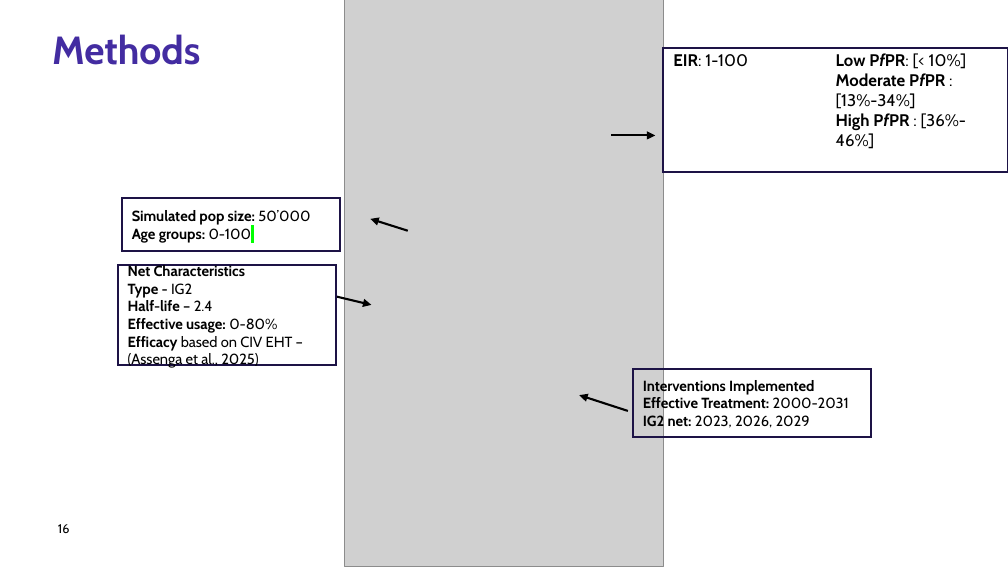
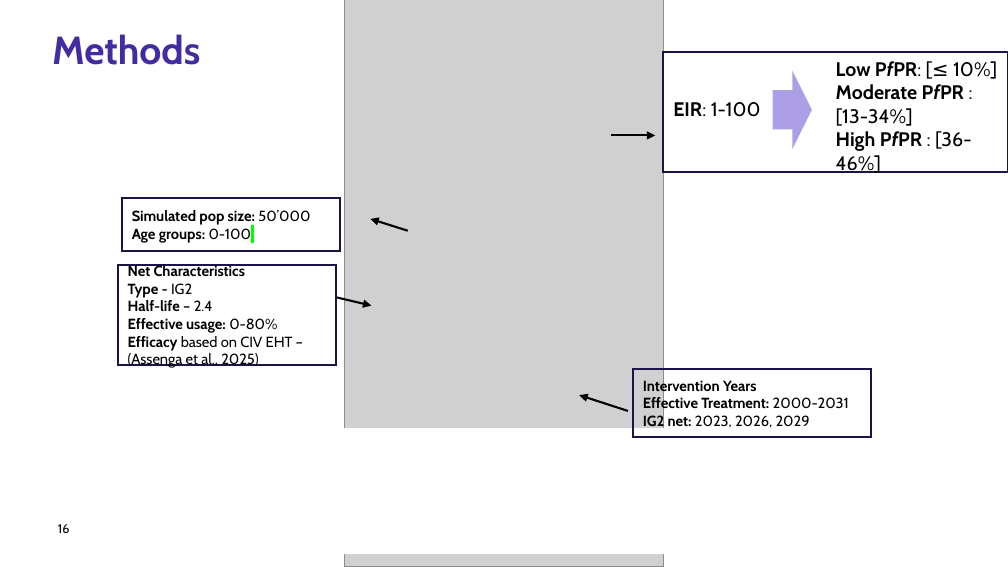
Before and after one commit to zenabusuboi/MySWISS-TPH, a slide deck: slide 16 of ZenabuPhD/COMMUNITY PROTECTION/PRESENTATIONS/CommProt_Presentation4_AnnualCommitteeMeeting2_2026.pptx. Drawn at 1008x567 pixels with LibreOffice and Linux fonts; fonts in the diff are those of the drawing; grey boxes stand for pictures; background and template pictures are left out. Boxes give left, top, right and bottom in pixels: in the first picture for what was removed or moved away, otherwise in the second. Text is boxed around its words. In the diff, an @@ line names an element or a change of style, - is before the commit and + after.

```diff
--- a/ZenabuPhD/COMMUNITY PROTECTION/PRESENTATIONS/CommProt_Presentation4_AnnualCommitteeMeeting2_2026.pptx
+++ b/ZenabuPhD/COMMUNITY PROTECTION/PRESENTATIONS/CommProt_Presentation4_AnnualCommitteeMeeting2_2026.pptx
@@ rectangle "EIR: 1-100": place and size @@
-rectangle "EIR: 1-100" at box(663, 47, 1008, 171)
+rectangle "EIR: 1-100" at box(663, 52, 1008, 172)
@@ right arrow added at box(773, 71, 812, 149), fill #AD9FE5 @@
@@ text in rectangle at box(836, 61, 997, 173): text changed; size 12 to 14 pt @@
-Low PfPR: [< 10%]
-Moderate PfPR : [13%-34%]
-High PfPR : [36%-46%]
+Low PfPR: [≤ 10%]
+Moderate PfPR : [13-34%]
+High PfPR : [36-46%]
@@ text in rectangle at box(673, 102, 761, 117): size 12 to 14 pt in "EIR: 1-100" @@
@@ text in rectangle at box(643, 378, 757, 395): text changed @@
-Interventions Implemented
+Intervention Years
@@ rounded rectangle added at box(322, 428, 716, 554), fill #FFFFFF @@
```
Also in this commit, not shown: 12 other slides changed, 2 slides added, 2 slides removed, 46 other files.
